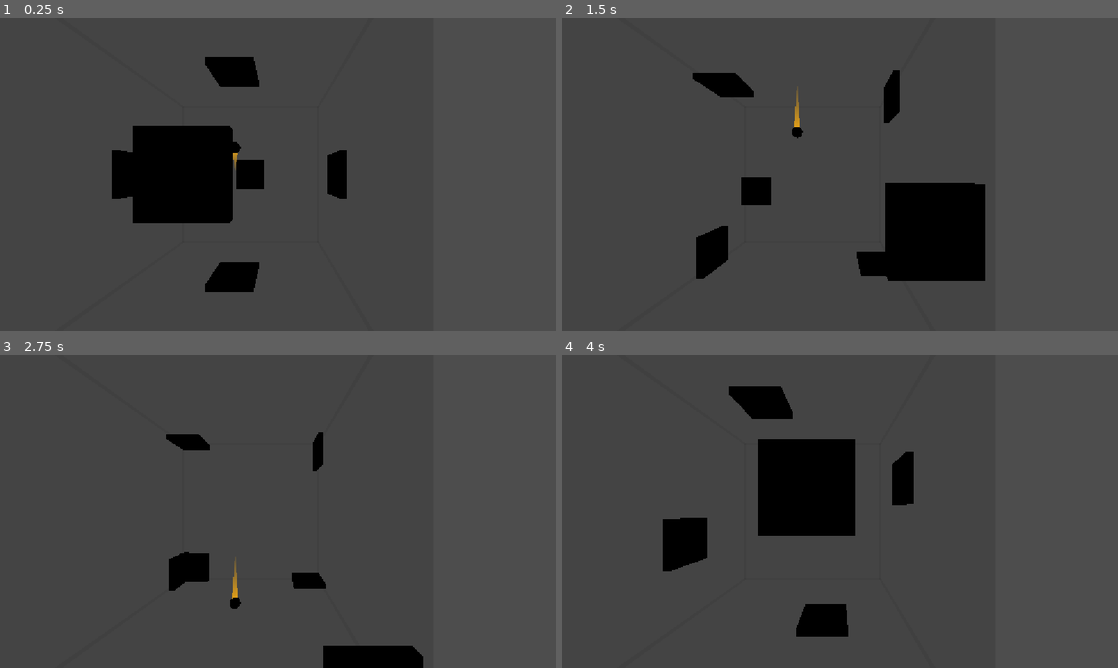
Above: before the commit, frames 1-4 (two rows, left to right).
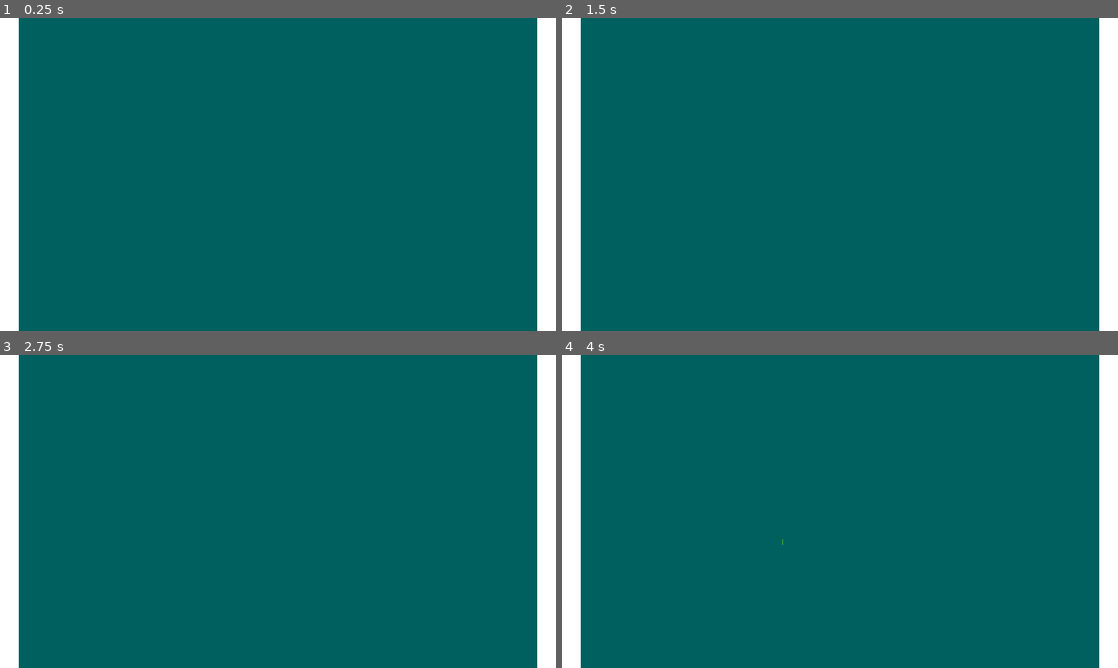
Above: after the commit, the same moments.

Repository: whywy/occhacks
Game: Godot game, scene res://scenes/arena.tscn
Two runs of this game, one before a commit and one after it. Both use one fixed random seed, a clock stepped at 60 frames per second and the inputs below.
Inputs:
- Up to frame 1 (0.25 s): no input
- Up to frame 2 (1.5 s): hold D (paddle_right) 0.53-1.28 s; hold S (paddle_down) from 1.28 s (still down)
- Up to frame 3 (2.75 s): release S (paddle_down) at 2.03 s; hold D (paddle_right) from 2.03 s (still down)
- Up to frame 4 (4 s): release D (paddle_right) at 2.78 s; hold W (paddle_up) 2.78-3.53 s; hold A (paddle_left) from 3.53 s (still down)

The runs differ from the first frame. In frame 1, 100% of the frame differs, in the area x 0-100%, y 0-100%; in frame 2, 100%; in frame 3, 100%; in frame 4, 100%.

Commit message:
Refactor ball and paddle logic; add sparks effect and improve input handling

Diff:
--- a/scenes/arena.tscn
+++ b/scenes/arena.tscn
@@ -3,14 +3,6 @@
 [ext_resource type="PackedScene" uid="uid://t5tq5li1fgfh" path="res://scenes/paddle.tscn" id="1_olpmc"]
 [ext_resource type="PackedScene" uid="uid://u1dh5komdpgy" path="res://scenes/ball.tscn" id="1_wl4x5"]
 [ext_resource type="Script" uid="uid://ctrmth5d2o6n2" path="res://network_manager.gd" id="1_xdvfk"]
-[ext_resource type="Script" uid="uid://cakrdl0nu1hdl" path="res://scenes/ball.gd" id="2_olpmc"]
-[ext_resource type="Script" uid="uid://bu64xar4goah8" path="res://scenes/trail.gd" id="3_xdvfk"]
-
-[sub_resource type="SphereMesh" id="SphereMesh_dea70"]
-
-[sub_resource type="StandardMaterial3D" id="StandardMaterial3D_xdvfk"]
-transparency = 1
-albedo_color = Color(1, 1, 1, 0.05882353)
 
 [sub_resource type="StandardMaterial3D" id="StandardMaterial3D_cf776"]
 albedo_color = Color(0.078431375, 1, 1, 1)
@@ -50,19 +42,20 @@
 properties/0/spawn = true
 properties/0/replication_mode = 1
 
+[sub_resource type="Environment" id="Environment_xdvfk"]
+tonemap_mode = 2
+glow_enabled = true
+
 [node name="Arena" type="Node3D" unique_id=1950720247]
 script = ExtResource("1_xdvfk")
 
 [node name="Ball" parent="." unique_id=1259484499 instance=ExtResource("1_wl4x5")]
-script = ExtResource("2_olpmc")
-
-[node name="MeshInstance3D2" type="MeshInstance3D" parent="Ball" unique_id=1724057226]
-mesh = SubResource("SphereMesh_dea70")
-script = ExtResource("3_xdvfk")
+transform = Transform3D(1, 0, 0, 0, 1, 0, 0, 0, 1, 0, 0.6936214, 0)
 
 [node name="Wall_PosZ" type="MeshInstance3D" parent="." unique_id=891444800]
 transform = Transform3D(10, 0, 0, 0, 10, 0, 0, 0, 0.2, 0, 0, 5)
-material_override = SubResource("StandardMaterial3D_xdvfk")
+material_override = SubResource("StandardMaterial3D_cf776")
+transparency = 0.68
 mesh = SubResource("BoxMesh_dea70")
 
 [node name="WallBody" type="StaticBody3D" parent="Wall_PosZ" unique_id=1026158420]
@@ -73,7 +66,8 @@
 
 [node name="Wall_NegZ" type="MeshInstance3D" parent="." unique_id=1593964721]
 transform = Transform3D(10, 0, 0, 0, 10, 0, 0, 0, 0.2, 0, 0, -5)
-material_override = SubResource("StandardMaterial3D_xdvfk")
+material_override = SubResource("StandardMaterial3D_cf776")
+transparency = 0.68
 mesh = SubResource("BoxMesh_dea70")
 
 [node name="WallBody" type="StaticBody3D" parent="Wall_NegZ" unique_id=21389258]
@@ -84,7 +78,8 @@
 
 [node name="Wall_PosX" type="MeshInstance3D" parent="." unique_id=683993672]
 transform = Transform3D(-4.371139e-07, 0, 0.2, 0, 10, 0, -10, 0, -8.742278e-09, 5, 0, 0)
-material_override = SubResource("StandardMaterial3D_xdvfk")
+material_override = SubResource("StandardMaterial3D_cf776")
+transparency = 0.68
 mesh = SubResource("BoxMesh_dea70")
 
 [node name="WallBody" type="StaticBody3D" parent="Wall_PosX" unique_id=834606508]
@@ -95,7 +90,8 @@
 
 [node name="Wall_NegX" type="MeshInstance3D" parent="." unique_id=150221336]
 transform = Transform3D(-4.371139e-07, 0, 0.2, 0, 10, 0, -10, 0, -8.742278e-09, -5, 0, 0)
-material_override = SubResource("StandardMaterial3D_xdvfk")
+material_override = SubResource("StandardMaterial3D_cf776")
+transparency = 0.68
 mesh = SubResource("BoxMesh_dea70")
 
 [node name="WallBody" type="StaticBody3D" parent="Wall_NegX" unique_id=1596354816]
@@ -106,7 +102,8 @@
 
 [node name="Wall_PosY" type="MeshInstance3D" parent="." unique_id=1421811185]
 transform = Transform3D(10, 0, 0, 0, -4.371139e-07, -0.2, 0, 10, -8.742278e-09, 0, 5, 0)
-material_override = SubResource("StandardMaterial3D_xdvfk")
+material_override = SubResource("StandardMaterial3D_cf776")
+transparency = 0.68
 mesh = SubResource("BoxMesh_dea70")
 
 [node name="WallBody" type="StaticBody3D" parent="Wall_PosY" unique_id=556286001]
@@ -117,7 +114,8 @@
 
 [node name="Wall_NegY" type="MeshInstance3D" parent="." unique_id=312531998]
 transform = Transform3D(10, 0, 0, 0, -4.371139e-07, -0.2, 0, 10, -8.742278e-09, 0, -5, 0)
-material_override = SubResource("StandardMaterial3D_xdvfk")
+material_override = SubResource("StandardMaterial3D_cf776")
+transparency = 0.68
 mesh = SubResource("BoxMesh_dea70")
 
 [node name="WallBody" type="StaticBody3D" parent="Wall_NegY" unique_id=1840729703]
@@ -129,7 +127,8 @@
 [node name="DebugCamera" type="Camera3D" parent="." unique_id=1740400600]
 transform = Transform3D(0.70710677, -0.3641869, 0.6061087, 0, 0.8571673, 0.515038, -0.70710677, -0.3641869, 0.6061087, 14, 12, 14)
 visible = false
-fov = 102.0
+current = true
+fov = 45.0
 
 [node name="Anchor_PosZ" type="Node3D" parent="." unique_id=285258275]
 transform = Transform3D(1, 0, 0, 0, 1, 0, 0, 0, 1, 0, 0, 4.7)
@@ -152,7 +151,8 @@
 replication_config = SubResource("SceneReplicationConfig_4ag8t")
 
 [node name="PlayerCamera" type="Camera3D" parent="Anchor_NegZ" unique_id=1283632584]
-transform = Transform3D(-0.17364821, 0, 0.9848078, 0, 1, 0, -0.9848078, 0, -0.17364821, 2, 0, 4)
+transform = Transform3D(-1, 0, -8.742278e-08, 0, 1, 0, 8.742278e-08, 0, -1, 0, 0, -4)
+current = true
 fov = 80.0
 
 [node name="Anchor_PosX" type="Node3D" parent="." unique_id=644951180]
@@ -188,8 +188,7 @@
 replication_config = SubResource("SceneReplicationConfig_naajo")
 
 [node name="PlayerCamera" type="Camera3D" parent="Anchor_PosY" unique_id=472465608]
-transform = Transform3D(-1, 0, -8.742278e-08, 0, 1, 0, 8.742278e-08, 0, -1, -2, 0, -4)
-current = true
+transform = Transform3D(-1, 0, -8.742278e-08, 0, 1, 0, 8.742278e-08, 0, -1, 2, 0, -4)
 fov = 80.0
 
 [node name="Anchor_NegY" type="Node3D" parent="." unique_id=992731149]
@@ -203,3 +202,6 @@
 [node name="PlayerCamera" type="Camera3D" parent="Anchor_NegY" unique_id=230089778]
 transform = Transform3D(1, 0, 0, 0, 1, 0, 0, 0, 1, 2, 0, 4)
 fov = 80.0
+
+[node name="WorldEnvironment" type="WorldEnvironment" parent="." unique_id=481138624]
+environment = SubResource("Environment_xdvfk")
--- a/scenes/ball.gd
+++ b/scenes/ball.gd
@@ -1,14 +1,83 @@
 extends CharacterBody3D
+## The server simulates the ball; MultiplayerSynchronizer replicates its position
+## and velocity to every client. Offline/F6 play uses the same movement locally.
 
-@export var speed: float = 5.0
+@export var start_speed: float = 8.0
+@export var speed_increase_per_round: float = 1.0
+@export var max_speed: float = 20.0
+@export var lock_z: bool = false
+@export var plane_z: float = 0.0
+
+@onready var sparks: GPUParticles3D = get_node_or_null("Sparks") as GPUParticles3D
+
+var speed: float = 0.0
+var rng := RandomNumberGenerator.new()
+
 
 func _ready() -> void:
-	# Start by moving along the Z axis.
-	velocity = Vector3(0.0, 0.0, speed)
+	rng.randomize()
+	if lock_z:
+		global_position.z = plane_z
+	speed = maxf(start_speed, 0.1)
+	if _simulates_ball():
+		launch()
 
-func _physics_process(_delta: float) -> void:
-	var collision := move_and_collide(velocity * _delta)
 
+func launch() -> void:
+	if not _simulates_ball():
+		return
+
+	var direction: Vector3
+	if lock_z:
+		var angle := rng.randf_range(0.0, TAU)
+		direction = Vector3(cos(angle), sin(angle), 0.0)
+	else:
+		# Keep the ball from serving almost straight along the Y axis.
+		var y_component := rng.randf_range(-0.7, 0.7)
+		var angle := rng.randf_range(0.0, TAU)
+		var horizontal := sqrt(1.0 - y_component * y_component)
+		direction = Vector3(cos(angle) * horizontal, y_component, sin(angle) * horizontal)
+
+	velocity = direction.normalized() * speed
+
+
+func increase_speed_for_round() -> void:
+	if not _simulates_ball() or velocity.is_zero_approx():
+		return
+	speed = minf(speed + speed_increase_per_round, max_speed)
+	velocity = velocity.normalized() * speed
+
+
+func _physics_process(delta: float) -> void:
+	if not _simulates_ball():
+		return
+	if velocity.is_zero_approx():
+		launch()
+		if velocity.is_zero_approx():
+			return
+
+	var collision := move_and_collide(velocity * delta)
 	if collision:
-		# Bounce away from the surface we hit.
-		velocity = velocity.bounce(collision.get_normal())
+		var normal := collision.get_normal()
+		velocity = velocity.bounce(normal).normalized() * speed
+		_emit_sparks(collision.get_position(), normal)
+
+	if lock_z:
+		velocity.z = 0.0
+		global_position.z = plane_z
+
+
+func _simulates_ball() -> bool:
+	# F6 uses OfflineMultiplayerPeer; network games simulate on the host only.
+	return multiplayer.multiplayer_peer is OfflineMultiplayerPeer or multiplayer.is_server()
+
+
+func _emit_sparks(hit_position: Vector3, normal: Vector3) -> void:
+	if sparks == null:
+		return
+	var burst := sparks.duplicate() as GPUParticles3D
+	get_tree().current_scene.add_child(burst)
+	burst.global_position = hit_position
+	burst.global_basis = Basis(Quaternion(Vector3.UP, normal))
+	burst.restart()
+	get_tree().create_timer(burst.lifetime + 0.5).timeout.connect(burst.queue_free)
--- a/scenes/ball.tscn
+++ b/scenes/ball.tscn
@@ -1,7 +1,19 @@
 [gd_scene format=3 uid="uid://u1dh5komdpgy"]
 
+[ext_resource type="Script" uid="uid://cakrdl0nu1hdl" path="res://scenes/ball.gd" id="1_7s4qf"]
+[ext_resource type="Shader" uid="uid://bqxjxddfndxck" path="res://scenes/ball.gdshader" id="2_cxlvu"]
+[ext_resource type="Script" uid="uid://bu64xar4goah8" path="res://scenes/trail.gd" id="3_f7cbr"]
+
+[sub_resource type="ShaderMaterial" id="ShaderMaterial_yujqa"]
+render_priority = 0
+shader = ExtResource("2_cxlvu")
+shader_parameter/center_color = Color(1, 0, 0, 1)
+shader_parameter/edge_color = Color(1, 0.85, 0.1, 1)
+shader_parameter/edge_power = 2.0
+shader_parameter/energy = 3.0
+
 [sub_resource type="StandardMaterial3D" id="StandardMaterial3D_cf776"]
-albedo_color = Color(1, 0, 1, 1)
+albedo_color = Color(0.9843137, 1, 0, 1)
 
 [sub_resource type="SphereMesh" id="SphereMesh_dea70"]
 material = SubResource("StandardMaterial3D_cf776")
@@ -11,10 +23,69 @@
 [sub_resource type="SphereShape3D" id="SphereShape3D_dea70"]
 radius = 0.25
 
+[sub_resource type="Gradient" id="Gradient_n1dj2"]
+offsets = PackedFloat32Array(0, 0.320442, 0.55801105, 0.8121547, 1)
+colors = PackedColorArray(2.3584068e-06, 0, 0.6856456, 1, 1, 0, 0, 0.7411765, 0.8235294, 0.3882353, 0, 0.5882353, 0.85882354, 1, 0, 0.37254903, 1, 1, 1, 0)
+
+[sub_resource type="GradientTexture1D" id="GradientTexture1D_e8hal"]
+gradient = SubResource("Gradient_n1dj2")
+
+[sub_resource type="Curve" id="Curve_7s4qf"]
+_data = [Vector2(0, 1), 0.0, 0.0, 0, 0, Vector2(1, 1), 0.0, 0.0, 0, 0]
+point_count = 2
+
+[sub_resource type="CurveTexture" id="CurveTexture_b2qx6"]
+curve = SubResource("Curve_7s4qf")
+
+[sub_resource type="ParticleProcessMaterial" id="ParticleProcessMaterial_jsssl"]
+particle_flag_align_y = true
+direction = Vector3(0, 1, 0)
+spread = 60.0
+initial_velocity_min = 1.0
+initial_velocity_max = 5.0
+gravity = Vector3(0, -0.5, 0)
+damping_max = 1.0
+scale_curve = SubResource("CurveTexture_b2qx6")
+color_ramp = SubResource("GradientTexture1D_e8hal")
+
+[sub_resource type="StandardMaterial3D" id="StandardMaterial3D_ycv3x"]
+transparency = 1
+shading_mode = 0
+vertex_color_use_as_albedo = true
+
+[sub_resource type="BoxMesh" id="BoxMesh_yu668"]
+material = SubResource("StandardMaterial3D_ycv3x")
+size = Vector3(0.01, 0.15, 0.01)
+
+[sub_resource type="SceneReplicationConfig" id="SceneReplicationConfig_ball"]
+properties/0/path = NodePath(".:position")
+properties/0/spawn = true
+properties/0/replication_mode = 1
+properties/1/path = NodePath(".:velocity")
+properties/1/spawn = true
+properties/1/replication_mode = 1
+
 [node name="Ball" type="CharacterBody3D" unique_id=1259484499]
+script = ExtResource("1_7s4qf")
 
 [node name="MeshInstance3D" type="MeshInstance3D" parent="." unique_id=102238728]
+material_override = SubResource("ShaderMaterial_yujqa")
 mesh = SubResource("SphereMesh_dea70")
 
 [node name="CollisionShape3D" type="CollisionShape3D" parent="." unique_id=1608683870]
 shape = SubResource("SphereShape3D_dea70")
+
+[node name="Sparks" type="GPUParticles3D" parent="." unique_id=418179591]
+emitting = false
+amount = 70
+lifetime = 1.5
+one_shot = true
+explosiveness = 1.0
+process_material = SubResource("ParticleProcessMaterial_jsssl")
+draw_pass_1 = SubResource("BoxMesh_yu668")
+
+[node name="Trail" type="MeshInstance3D" parent="." unique_id=1856276952]
+script = ExtResource("3_f7cbr")
+
+[node name="MultiplayerSynchronizer" type="MultiplayerSynchronizer" parent="."]
+replication_config = SubResource("SceneReplicationConfig_ball")
--- a/scenes/paddle.gd
+++ b/scenes/paddle.gd
@@ -1,58 +1,68 @@
 extends CharacterBody3D
 
 @export var speed: float = 6.0
+# The paddle's center must stay at least one unit inside each 10-unit face.
 @export var side_limit: float = 4.0
+# In offline F6 testing, only this paddle responds to the local keyboard.
+@export var offline_test_paddle_name: StringName = &"Paddle_PosZ"
 
 
 func _physics_process(delta: float) -> void:
-	# Only the computer assigned to this paddle can move it.
-	if not is_multiplayer_authority():
-		return
-
-	var anchor := get_parent() as Node3D
-	var camera := anchor.get_node_or_null("PlayerCamera") as Camera3D
-
-	if camera == null:
-		push_warning("No PlayerCamera sibling found for " + name)
+	if not _can_read_local_input():
 		return
 
 	var input_x := Input.get_axis("paddle_left", "paddle_right")
 	var input_y := Input.get_axis("paddle_down", "paddle_up")
-	var input_direction := Vector2(input_x, input_y).limit_length(1.0)
+	var move_input := Vector2(input_x, input_y).limit_length(1.0)
+	var face_direction := move_input
 
-	# Convert the camera's screen-right and screen-up directions
-	# into the anchor's local face plane.
-	var camera_right := anchor.global_basis.inverse() * camera.global_basis.x
-	var camera_up := anchor.global_basis.inverse() * camera.global_basis.y
+	# If this face has its own camera, translate WASD into that camera's
+	# screen-right/screen-up directions, then back into the face's local axes.
+	# Without a PlayerCamera node (such as the current F6 setup), use face axes.
+	var anchor := get_parent() as Node3D
+	var camera := _get_face_camera()
+	if camera != null:
+		var camera_right := anchor.global_basis.inverse() * camera.global_basis.x
+		var camera_up := anchor.global_basis.inverse() * camera.global_basis.y
+		face_direction = Vector2(
+			camera_right.x * move_input.x + camera_up.x * move_input.y,
+			camera_right.y * move_input.x + camera_up.y * move_input.y
+		)
+		if face_direction.length_squared() > 0.0:
+			face_direction = face_direction.normalized()
 
-	var face_direction := Vector2(
-		camera_right.x * input_direction.x + camera_up.x * input_direction.y,
-		camera_right.y * input_direction.x + camera_up.y * input_direction.y
-	)
+	position.x = clampf(position.x + face_direction.x * speed * delta, -side_limit, side_limit)
+	position.y = clampf(position.y + face_direction.y * speed * delta, -side_limit, side_limit)
+	position.z = 0.0
 
-	# Keep speed consistent if the camera is angled relative to the face.
-	if face_direction.length_squared() > 0.0:
-		face_direction = face_direction.normalized()
 
-	position.x = clampf(
-		position.x + face_direction.x * speed * delta,
-		-side_limit,
-		side_limit
-	)
-	position.y = clampf(
-		position.y + face_direction.y * speed * delta,
-		-side_limit,
-		side_limit
-	)
-	position.z = 0.0
+func _can_read_local_input() -> bool:
+	# F6 runs with OfflineMultiplayerPeer. Limit it to one paddle so all six
+	# do not move at once just because offline nodes share peer ID 1.
+	if multiplayer.multiplayer_peer is OfflineMultiplayerPeer:
+		return name == offline_test_paddle_name
+
+	# In an ENet game, only the computer assigned this paddle reads input.
+	return is_multiplayer_authority()
 
 
 @rpc("authority", "call_local", "reliable")
 func assign_network_owner(peer_id: int) -> void:
+	# Recursive so the paddle's MultiplayerSynchronizer uses the same owner.
 	set_multiplayer_authority(peer_id, true)
+	if peer_id == multiplayer.get_unique_id():
+		var camera := _get_face_camera()
+		if camera != null:
+			camera.make_current()
 
+
+func _get_face_camera() -> Camera3D:
+	# Do not depend on a specific name; each face camera may still be named
+	# "Camera3D" in the scene tree.
 	var anchor := get_parent() as Node3D
-	var camera := anchor.get_node_or_null("PlayerCamera") as Camera3D
-
-	if camera != null and peer_id == multiplayer.get_unique_id():
-		camera.make_current()
+	if anchor == null:
+		return null
+	for child in anchor.get_children():
+		if child is Camera3D:
+			return child as Camera3D
+	return null
